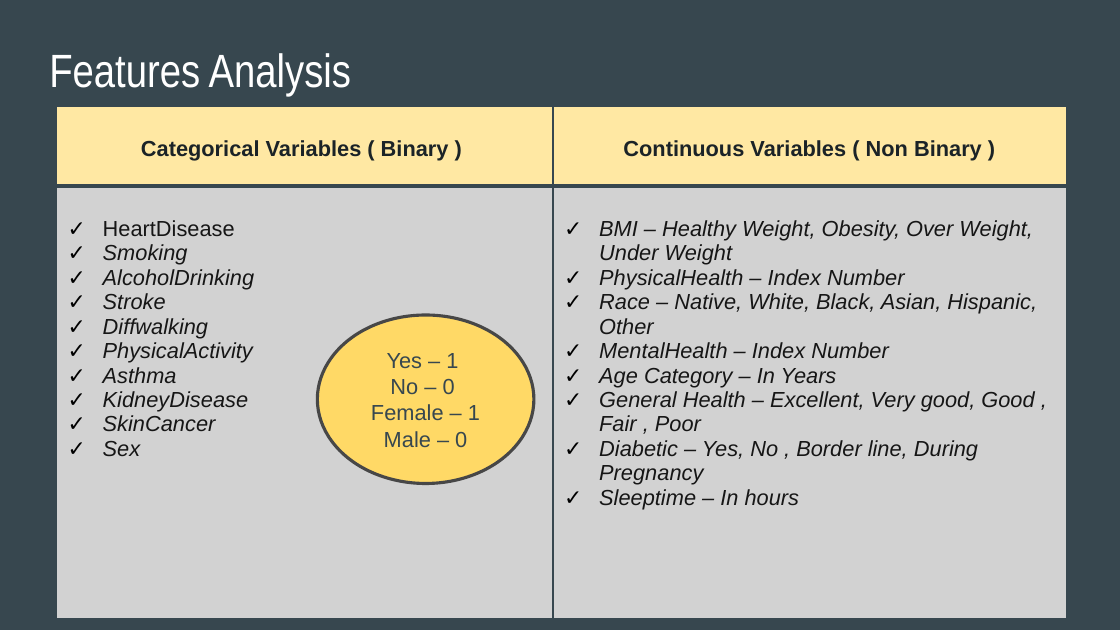
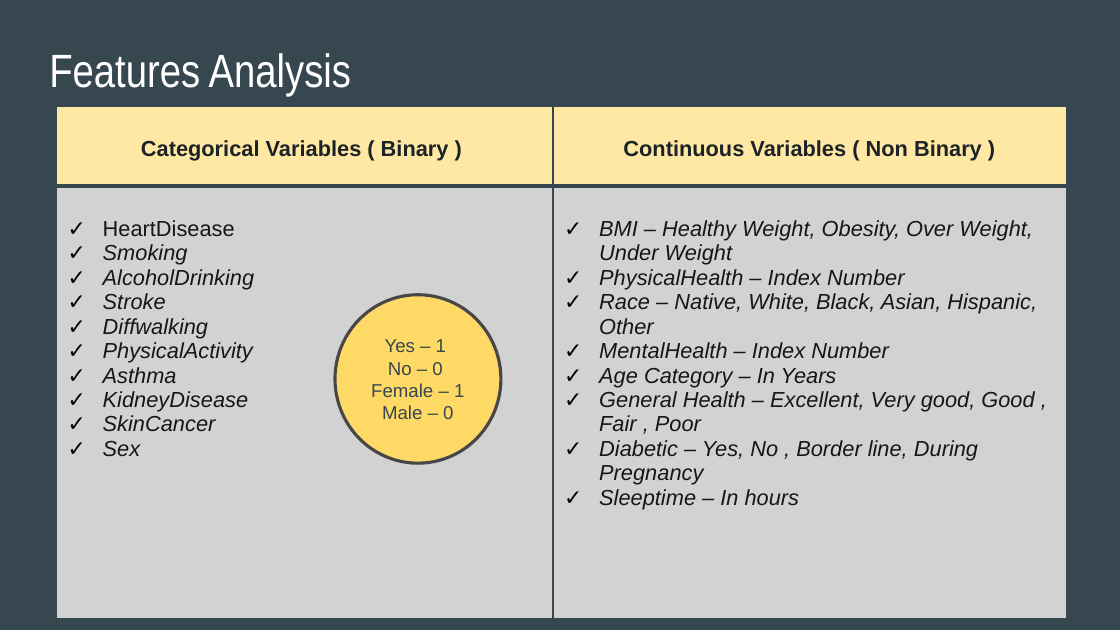
Before and after one commit to apombo90/Predicting_Heart_Disease, a slide deck: slide 11 of Final Project - Group 7.pptx. Drawn at 1120x630 pixels with LibreOffice and Linux fonts; fonts in the diff are those of the drawing. Boxes give left, top, right and bottom in pixels: in the first picture for what was removed or moved away, otherwise in the second. Text is boxed around its words. In the diff, an @@ line names an element or a change of style, - is before the commit and + after.

```diff
--- a/Final Project - Group 7.pptx
+++ b/Final Project - Group 7.pptx
@@ ellipse "Yes – 1": place and size @@
-ellipse "Yes – 1" at box(317, 315, 533, 483)
+ellipse "Yes – 1" at box(335, 295, 501, 463)
@@ ellipse "Yes – 1" at box(335, 295, 501, 463): size 14 to 12 pt @@
```
Also in this commit, not shown: 10 other slides changed, 3 slides added, 3 slides removed, 1 other file.
